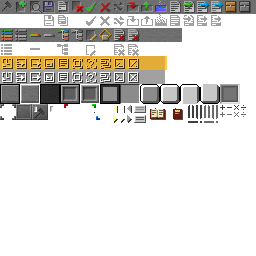
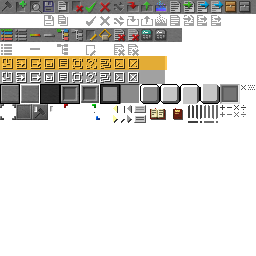
The second (256, 256) image is a revision of the first. Changes to its layers:
added layer "图层 #2" in group "widget" over left=241, top=85, right=246, bottom=90
added layer "图层" in group "widget" over left=248, top=85, right=255, bottom=90
added layer "被粘贴的图层 #2" in group "icon" over left=141, top=29, right=167, bottom=41
painted on "icons" over left=34, top=5, right=153, bottom=35
